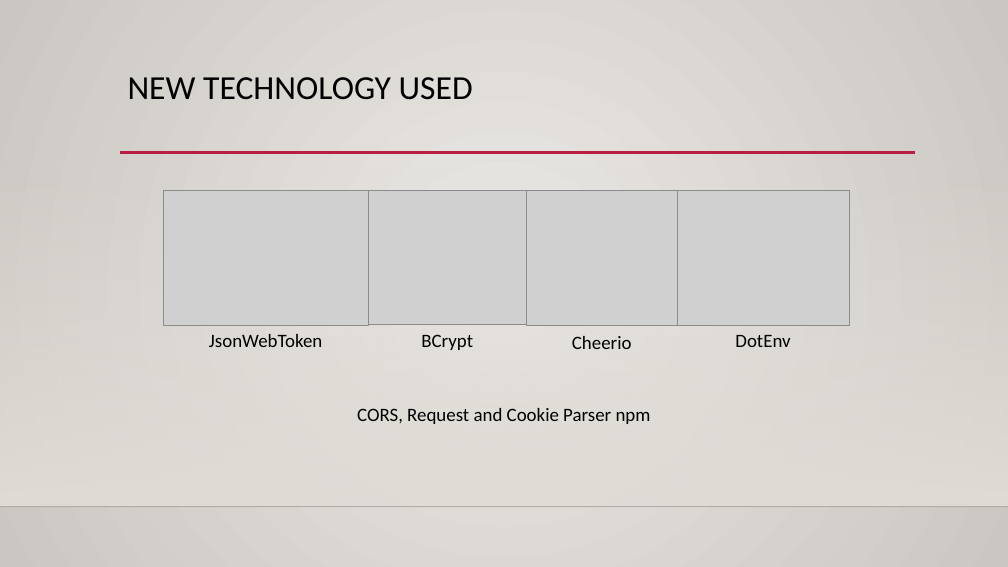
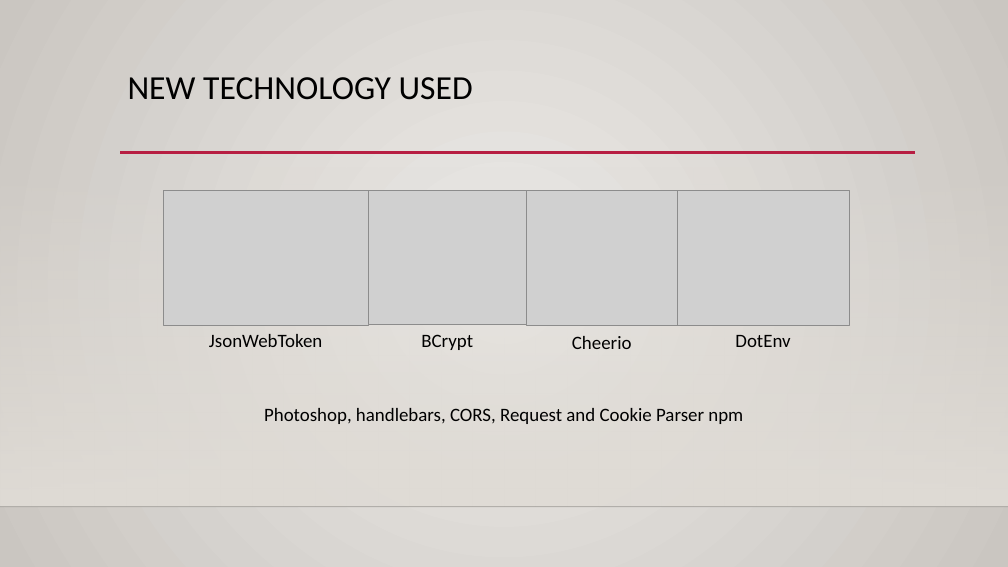
Before and after one commit to MR-Stan/Look-Out, a slide deck: slide 6 of Project2_Presentation_Material.pptx (slide 5 before the commit). Drawn at 1008x567 pixels with LibreOffice and Linux fonts; fonts in the diff are those of the drawing; grey boxes stand for pictures; background and template pictures are left out. Boxes give left, top, right and bottom in pixels: in the first picture for what was removed or moved away, otherwise in the second. Text is boxed around its words. In the diff, an @@ line names an element or a change of style, - is before the commit and + after.

```diff
--- a/Project2_Presentation_Material.pptx
+++ b/Project2_Presentation_Material.pptx
@@ text at (264, 408, 743, 424): text changed @@
-CORS, Request and Cookie Parser npm
+Photoshop, handlebars, CORS, Request and Cookie Parser npm
```
Also in this commit, not shown: 2 other slides changed, 3 slides added.
